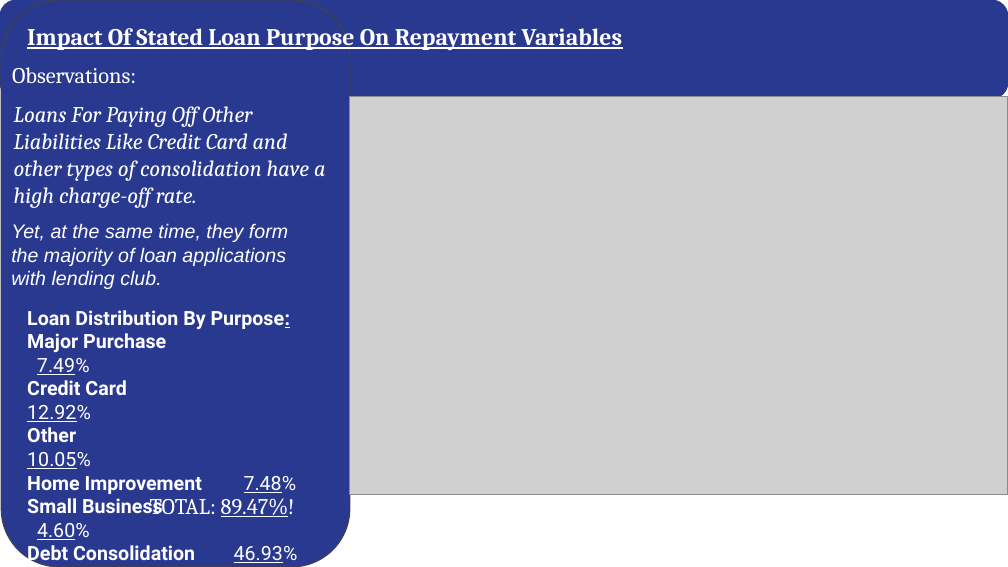
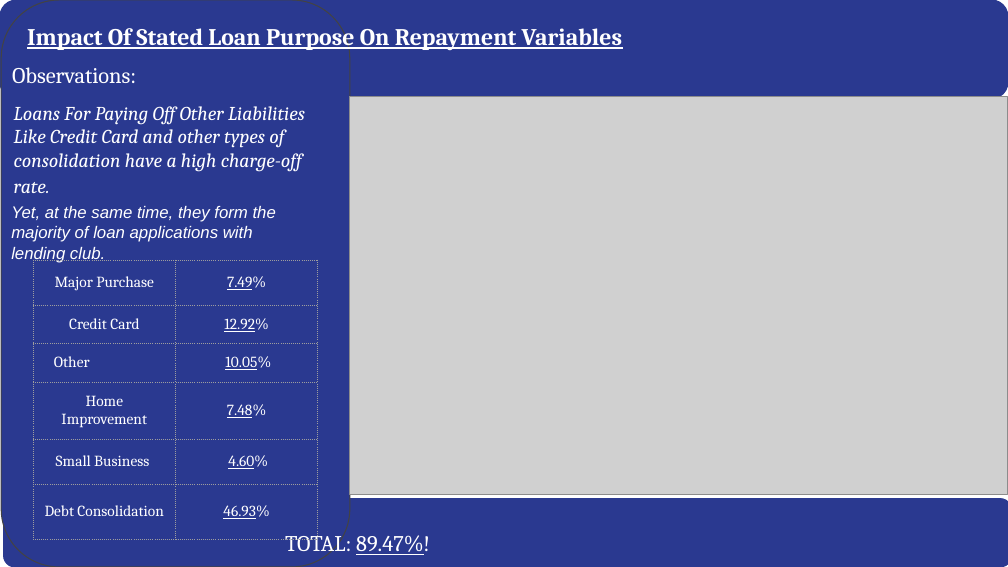
Before and after one commit to abhinavt0681/LendingClubCaseStudy, a slide deck: slide 5 of Group_Facilitator_AbhinavTyagi.pptx. Drawn at 1008x567 pixels with LibreOffice and Linux fonts; fonts in the diff are those of the drawing; grey boxes stand for pictures. Boxes give left, top, right and bottom in pixels: in the first picture for what was removed or moved away, otherwise in the second. Text is boxed around its words. In the diff, an @@ line names an element or a change of style, - is before the commit and + after.

```diff
--- a/Group_Facilitator_AbhinavTyagi.pptx
+++ b/Group_Facilitator_AbhinavTyagi.pptx
@@ text "Loans For Paying Off Other ..." at [14,106,305,193]: size 16 to 14 pt @@
@@ text "Yet, at the same time, ...": place and size @@
-text "Yet, at the same time, ..." at [11,223,288,289]
+text "Yet, at the same time, ..." at [11,206,276,263]
@@ text "Yet, at the same time, ..." at [11,206,276,263]: size 14 to 12 pt @@
@@ table added at [33,260,318,567], 6 rows, 2 columns @@
+Major Purchase | 7.49%
+Credit Card | 12.92%
+Other | 10.05%
+Home Improvement | 7.48%
+Small Business | 4.60%
+Debt Consolidation | 46.93%
@@ text removed at [27,310,298,566] @@
-Loan Distribution By Purpose:
-Major Purchase 7.49%
-Credit Card 12.92%
-Other 10.05%
-Home Improvement 7.48%
-Small Business 4.60%
-Debt Consolidation 46.93%
@@ rounded rectangle added at [4,499,1008,567], fill #2A3990, outline #2A3990 0.75 pt @@
@@ text "TOTAL: 89.47%!" rewrapped from [150,498,295,517] to [285,530,430,557] @@
```
Also in this commit, not shown: 7 other slides changed, 1 other file.
